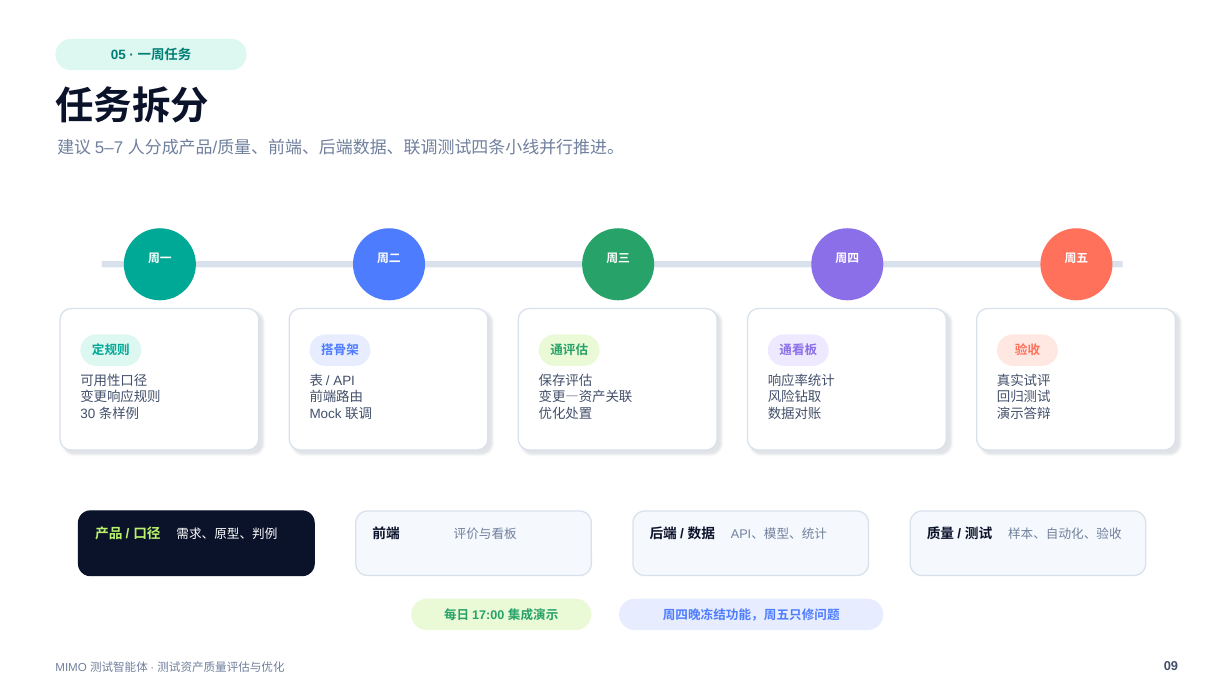
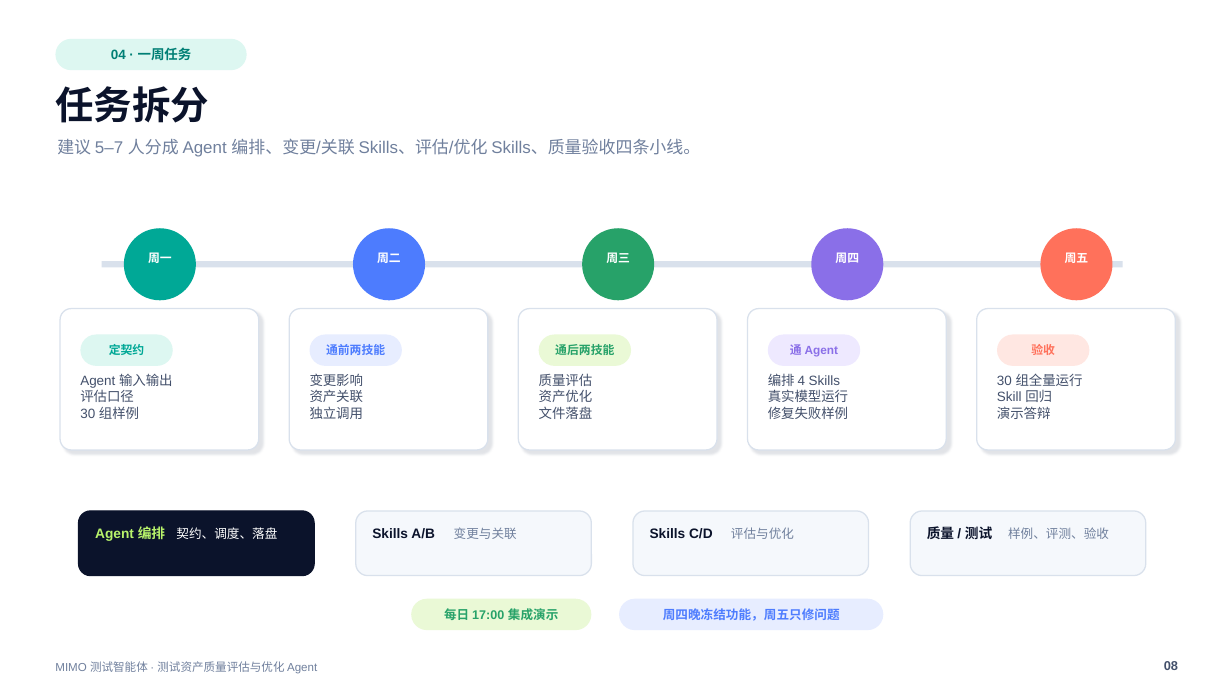
Before and after one commit to RKK222/intelligent-test-agent, a slide deck: slide 8 of artifacts/ai-case-usability-opening/面向开发变更的测试资产质量评估与优化-开题汇报.pptx (slide 9 before the commit). Drawn at 1232x693 pixels with LibreOffice and Linux fonts; fonts in the diff are those of the drawing. Boxes give left, top, right and bottom in pixels: in the first picture for what was removed or moved away, otherwise in the second. Text is boxed around its words. In the diff, an @@ line names an element or a change of style, - is before the commit and + after.

Commit message:
收敛测试资产课题为Agent与技能交付

```diff
--- a/artifacts/ai-case-usability-opening/面向开发变更的测试资产质量评估与优化-开题汇报.pptx
+++ b/artifacts/ai-case-usability-opening/面向开发变更的测试资产质量评估与优化-开题汇报.pptx
@@ text at <box>111,47,192,61</box>: text changed @@
-05 · 一周任务
+04 · 一周任务
@@ text at <box>57,139,700,157</box>: text changed @@
-建议 5–7 人分成产品/质量、前端、后端数据、联调测试四条小线并行推进。
+建议 5–7 人分成 Agent 编排、变更/关联 Skills、评估/优化 Skills、质量验收四条小线。
@@ rounded rectangle: place and size @@
-rounded rectangle at <box>80,335,141,366</box>
+rounded rectangle at <box>80,335,173,366</box>
@@ text at <box>109,344,145,355</box>: text changed; size 9.8 to 9.2 pt @@
-定规则
+定契约
@@ rounded rectangle: place and size @@
-rounded rectangle at <box>310,335,371,366</box>
+rounded rectangle at <box>310,335,402,366</box>
@@ text at <box>326,344,385,355</box>: text changed; size 9.8 to 9.2 pt @@
-搭骨架
+通前两技能
@@ rounded rectangle: place and size @@
-rounded rectangle at <box>539,335,600,366</box>
+rounded rectangle at <box>539,335,631,366</box>
@@ text at <box>555,344,614,355</box>: text changed; size 9.8 to 9.2 pt @@
-通评估
+通后两技能
@@ rounded rectangle: place and size @@
-rounded rectangle at <box>768,335,829,366</box>
+rounded rectangle at <box>768,335,860,366</box>
@@ text at <box>790,344,839,357</box>: text changed; size 9.8 to 9.2 pt @@
-通看板
+通 Agent
@@ rounded rectangle: place and size @@
-rounded rectangle at <box>997,335,1058,366</box>
+rounded rectangle at <box>997,335,1090,366</box>
@@ text "验收" at <box>1031,344,1055,355</box>: size 9.8 to 9.2 pt @@
@@ text at <box>80,373,173,419</box>: text changed @@
-可用性口径
-变更响应规则
-30 条样例
+Agent 输入输出
+评估口径
+30 组样例
@@ text at <box>310,373,364,419</box>: text changed @@
-表 / API
-前端路由
-Mock 联调
+变更影响
+资产关联
+独立调用
@@ text at <box>539,373,593,419</box>: text changed @@
-保存评估
-变更—资产关联
-优化处置
+质量评估
+资产优化
+文件落盘
@@ text at <box>768,373,848,419</box>: text changed @@
-响应率统计
-风险钻取
-数据对账
+编排 4 Skills
+真实模型运行
+修复失败样例
@@ text at <box>997,373,1083,402</box>: text changed @@
-真实试评
-回归测试
+30 组全量运行
+Skill 回归
@@ text at <box>95,525,165,543</box>: text changed @@
-产品 / 口径
+Agent 编排
@@ text at <box>176,527,277,539</box>: text changed @@
-需求、原型、判例
+契约、调度、落盘
@@ text at <box>372,528,435,539</box>: text changed @@
-前端
+Skills A/B
@@ text at <box>454,527,517,539</box>: text changed @@
-评价与看板
+变更与关联
@@ text at <box>650,528,713,539</box>: text changed @@
-后端 / 数据
+Skills C/D
@@ text at <box>731,527,794,539</box>: text changed @@
-API、模型、统计
+评估与优化
@@ text at <box>1008,527,1109,539</box>: text changed @@
-样本、自动化、验收
+样例、评测、验收
@@ text at <box>55,661,317,674</box>: text changed @@
-MIMO 测试智能体 · 测试资产质量评估与优化
+MIMO 测试智能体 · 测试资产质量评估与优化 Agent
```
Also in this commit, not shown: 8 other slides changed, 1 slide removed, 3 other files.
